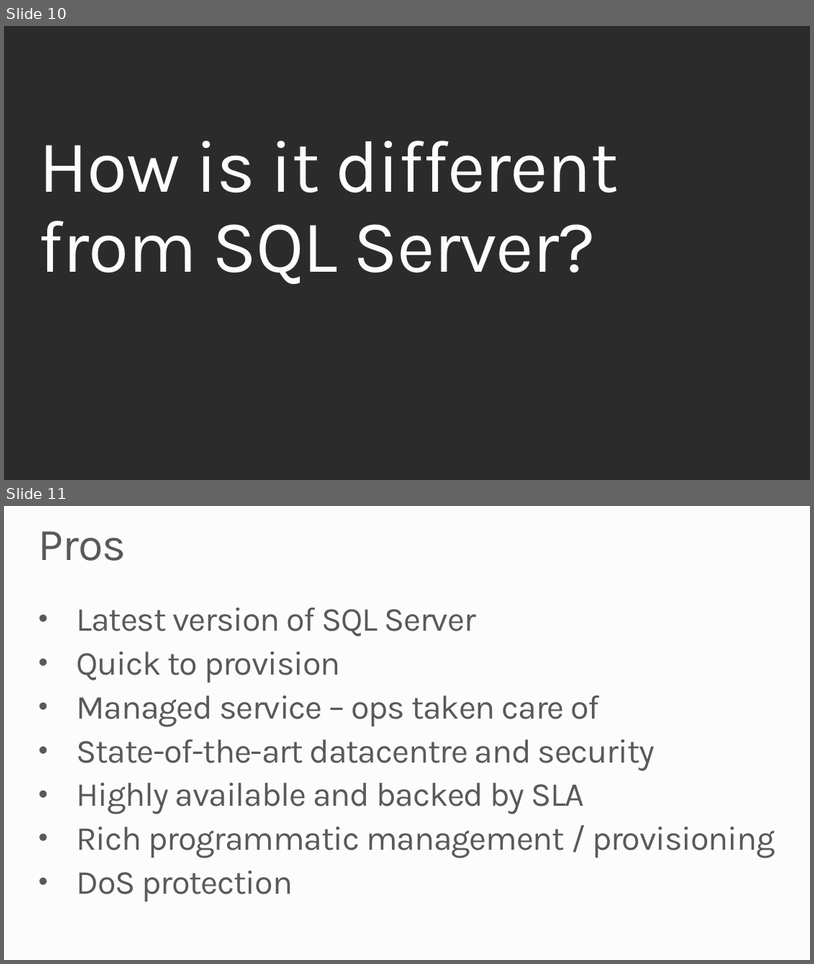
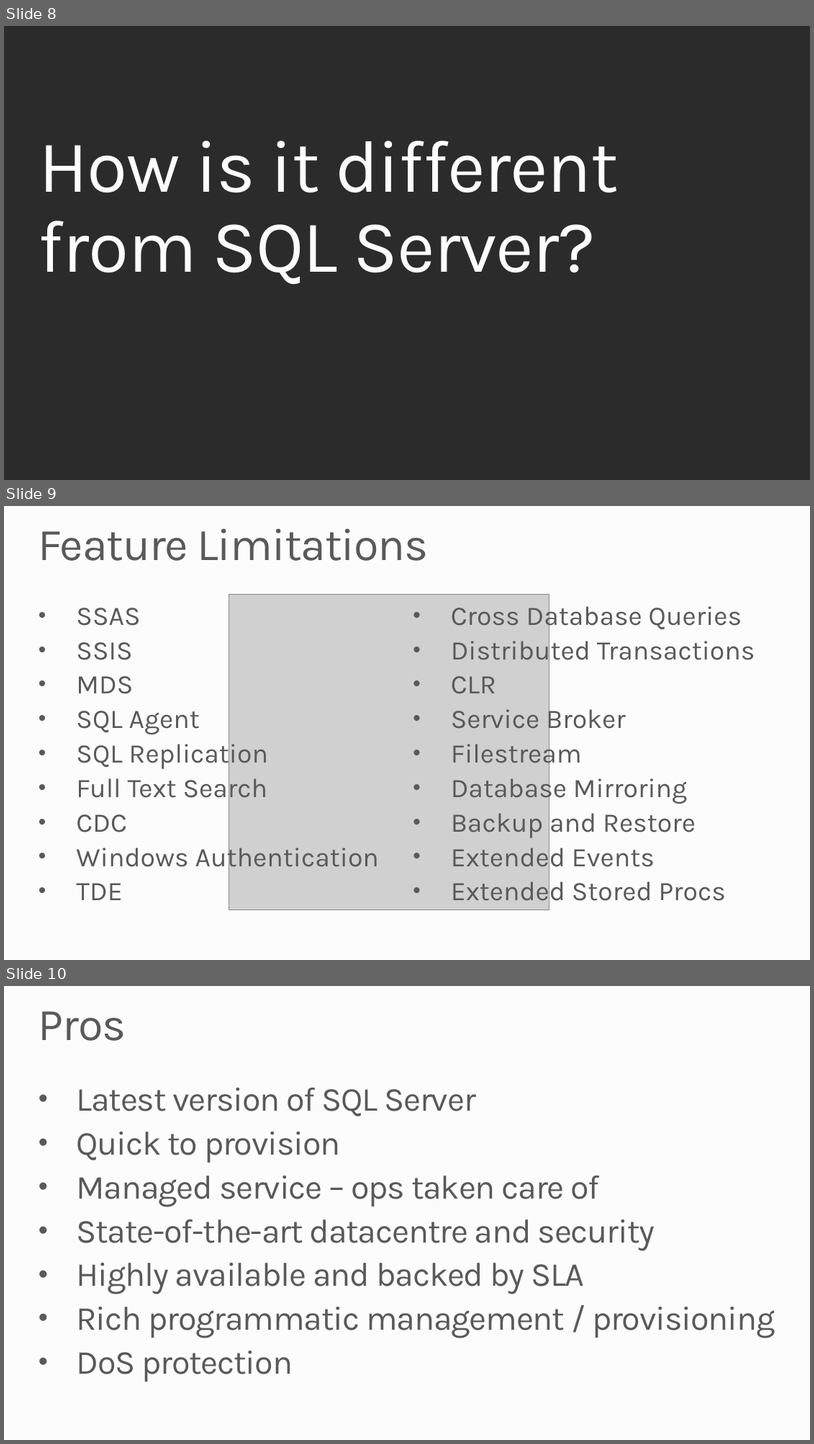
Before and after one commit to robdmoore/SQLAzureTransientDemo, a slide deck: Presentation.pptx. Shown one above the other, each under a label of ours: slides 10 and 11 before the commit, slides 8, 9 and 10 after it. The pictures are 814x964 and 814x1444 pixels, drawn with LibreOffice and Linux fonts; fonts in the diff are those of the drawing; grey boxes stand for pictures; background and template pictures are left out; a plain dark background stands for a picture behind light text. Boxes give left, top, right and bottom in pixels: in the first picture for what was removed or moved away, otherwise in the second. Text is boxed around its words. In the diff, an @@ line names an element or a change of style, - is before the commit and + after.

```diff
--- a/Presentation.pptx
+++ b/Presentation.pptx
@@ slide 9 added at (x1=4, y1=506, x2=810, y2=960), background #FCFCFC @@
@@ title added at (x1=39, y1=528, x2=429, y2=561), 54 pt, text #595959 @@
+Feature Limitations
@@ text added at (x1=76, y1=608, x2=379, y2=900), 32 pt, text #595959 @@
+• SSAS
+• SSIS
+• MDS
+• SQL Agent
+• SQL Replication
+• Full Text Search
+• CDC
+• Windows Authentication
+• TDE
@@ picture added at (x1=229, y1=595, x2=550, y2=910) @@
@@ text added at (x1=451, y1=600, x2=756, y2=907), 32 pt, text #595959 @@
+• Cross Database Queries
+• Distributed Transactions
+• CLR
+• Service Broker
+• Filestream
+• Database Mirroring
+• Backup and Restore
+• Extended Events
+• Extended Stored Procs
@@ what was slide 10 is now slide 8 @@
@@ what was slide 11 is now slide 10 @@
```
Also in this commit, not shown: 5 slides changed, 5 other slides added, 6 slides removed.
